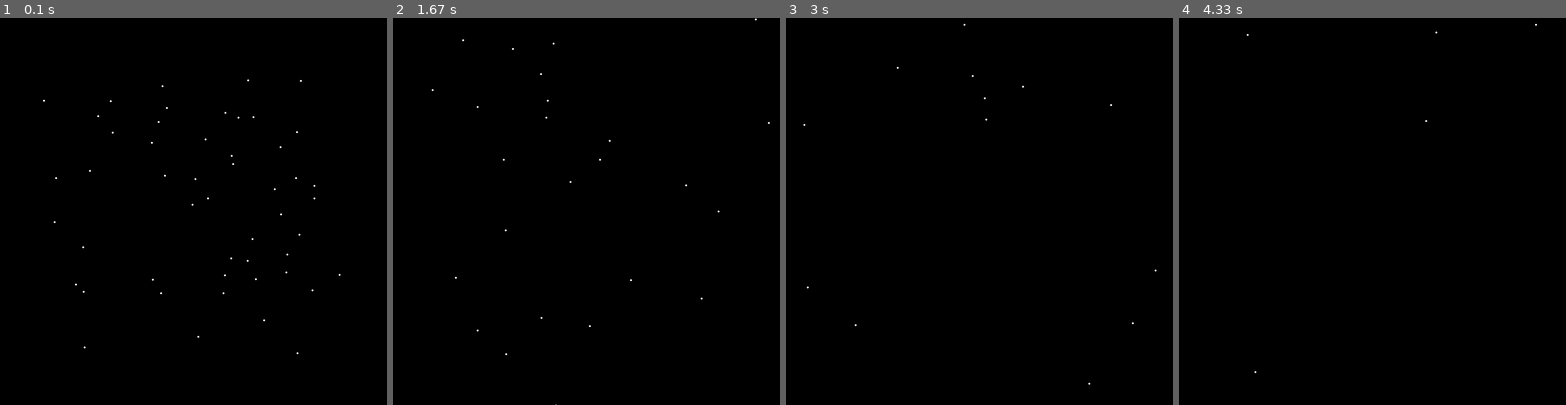
Above: before the commit, frames 1-4 (left to right).
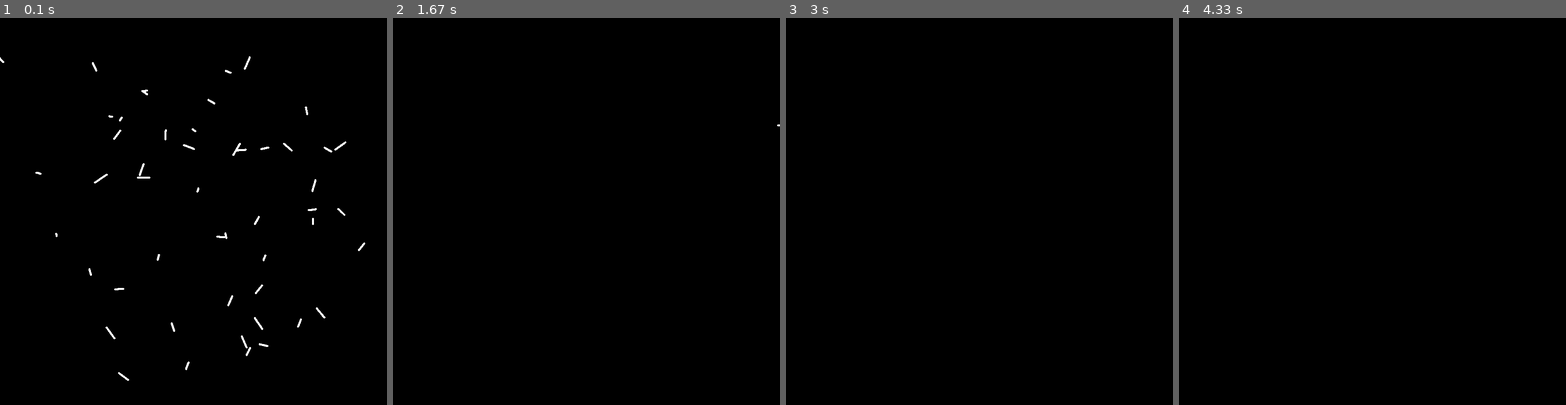
Above: after the commit, the same moments.

Repository: mirlan0705/n-body-star-cluster
Game: pygame game, started from main.py
Same seed, same stepped clock (60 frames per second), same inputs: the game is played once before the commit and once after it.
Inputs:
- Up to frame 1 (0.1 s): no input
- Up to frame 2 (1.67 s): no input
- Up to frame 3 (3 s): no input
- Up to frame 4 (4.33 s): no input

The runs differ from the first frame. In frame 1, 0.7% of the frame differs, in the area x 0-95%, y 9-94%; in frame 2, less than 0.1%; in frame 3, less than 0.1%; in frame 4, less than 0.1%.

Commit message:
calculating

Diff:
--- a/main.py
+++ b/main.py
@@ -17,8 +17,8 @@
 for i in range(50):
     x = random.uniform(100, 700)
     y = random.uniform(100, 700)
-    vx = random.uniform(-5, 5)
-    vy = random.uniform(-5, 5)
+    vx = random.uniform(-0.5, 0.5)
+    vy = random.uniform(-0.5, 0.5)
     mass = random.uniform(1, 3)
     stars.append([x,y,vx,vy,mass])
 
@@ -31,9 +31,19 @@
 
     screen.fill((0,0,0))
     for star in stars:
-        star[0] += star[2]
-        star[1] += star[3]
-        pygame.draw.circle(screen, (255,255,255), (int(star[0]), int(star[1])), 2)
+        for other in stars:
+            dx = other[0] - star[0]
+            dy = other[1] - star[1]
+
+            distance = math.sqrt((dx**2) + (dy**2))
+            distance = max(distance, 5)
+
+            nx = dx/distance
+            ny = dy/distance
+
+            star[0] += star[2]
+            star[1] += star[3]
+            pygame.draw.circle(screen, (255,255,255), (int(star[0]), int(star[1])), 2)
 
     pygame.display.flip()
     clock.tick(60)
